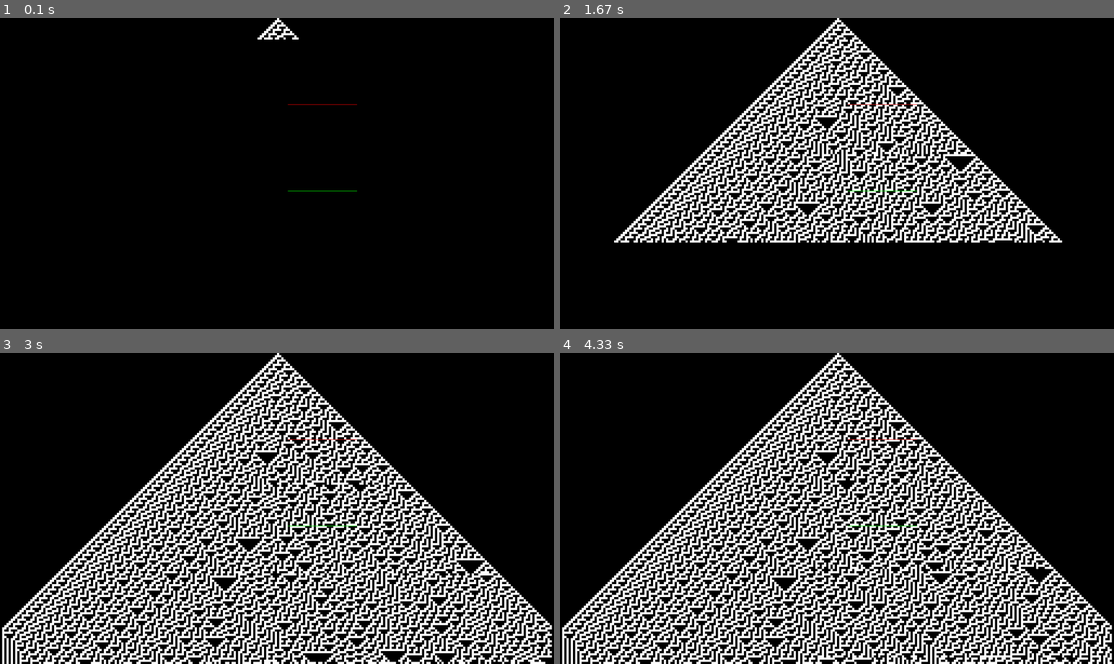
Above: before the commit, frames 1-4 (two rows, left to right).
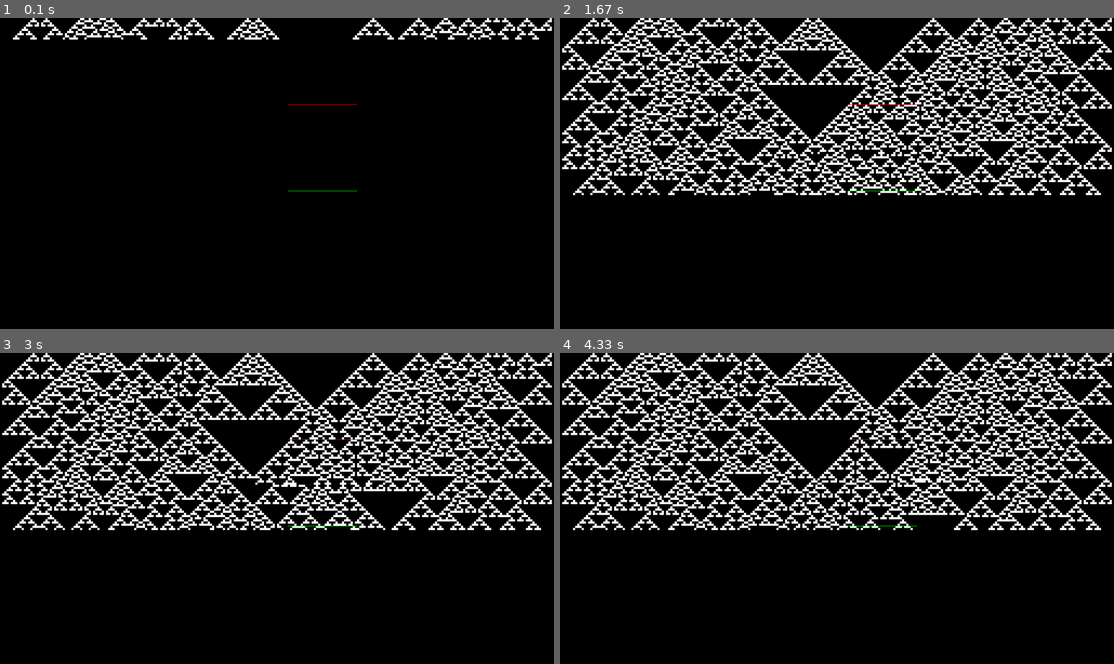
Above: after the commit, the same moments.

Repository: eschluntz/time_travel
Game: pygame game, started from time_cell.py
Two runs of this game, one before a commit and one after it. Both use one fixed random seed, a clock stepped at 60 frames per second and the inputs below.
Inputs:
- Up to frame 1 (0.1 s): no input
- Up to frame 2 (1.67 s): no input
- Up to frame 3 (3 s): no input
- Up to frame 4 (4.33 s): no input

The runs differ from the first frame. In frame 1, 2.2% of the frame differs, in the area x 2-100%, y 0-8%; in frame 2, 33%; in frame 3, 49%, in the area x 0-100%, y 0-100%; in frame 4, 49%.

Commit message:
scripting and parallelizing experiments

Diff:
--- a/run_experiments.py
+++ b/run_experiments.py
@@ -1,14 +1,14 @@
 #! /usr/bin/python3
 
 import time
-# import pickle
+import pickle
 from multiprocessing import Pool
 
 from time_cell import TimeCell, Result, Config
 
 
 def run_set(cfg):
-    n_runs = 20
+    n_runs = 5000
     results = []
     print("Starting run for {}".format(cfg))
     for _ in range(n_runs):
@@ -21,24 +21,19 @@
 if __name__ == '__main__':
     experiments = []
 
-    # rules = list(range(256))
-    rules = [110, 110, 72]
+    rules = list(range(256))
     ratios = [.1, .5, .9]
+    widths = [35, 36, 37, 38]
     for rule in rules:
         for ratio in ratios:
-            cfg = Config(rule=rule, ratio=ratio, t_enter=80, t_exit=40, portal_w=32)
-            experiments.append(cfg)
+            for width in widths:
+                cfg = Config(rule=rule, ratio=ratio, t_enter=80, t_exit=40, portal_w=width)
+                experiments.append(cfg)
 
-    # with Pool(8) as p:
-    #     results = p.map(run_set, experiments)
+    with Pool(8) as p:
+        results = p.map(run_set, experiments)
 
-    t0 = time.time()
-    results = []
-    for cfg in experiments:
-        results.append(run_set(cfg))
-    t1 = time.time()
-    print(t1 - t0)
     # print(results)
-    # f_name = "results_{}.p".format(time.time())
-    # with open(f_name, "ab") as f:
-    #     pickle.dump(results, f)
+    f_name = "results_{}.p".format(time.time())
+    with open(f_name, "ab") as f:
+        pickle.dump(results, f)
--- a/time_cell.py
+++ b/time_cell.py
@@ -126,7 +126,7 @@
 
             self.history[portal_contents_tup] = self.trips
 
-    def gen_until_time_loop(self, max_trips=200, render=False):
+    def gen_until_time_loop(self, max_trips=400, render=False):
         """Runs generate in a loop until it detects a time loop.
         max_trips: break if we havenot found a time loop after that many trips.
         returns: Result object or None"""
@@ -230,4 +230,4 @@
     pygame.init()
     screen = pygame.display.set_mode((WIDTH, HEIGHT))
 
-    loop()
+    several_loops()
